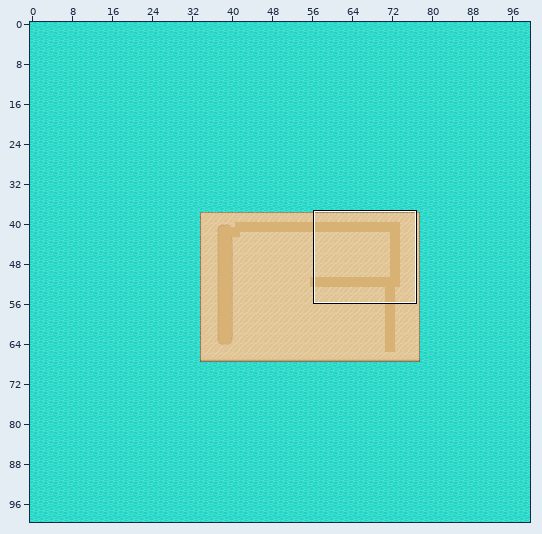
An edit to a level. Tiled map (JSON), assets/maps/map.json. Above: a wide view before the commit, with the close-up outlined.
Close-up. First the earlier version:
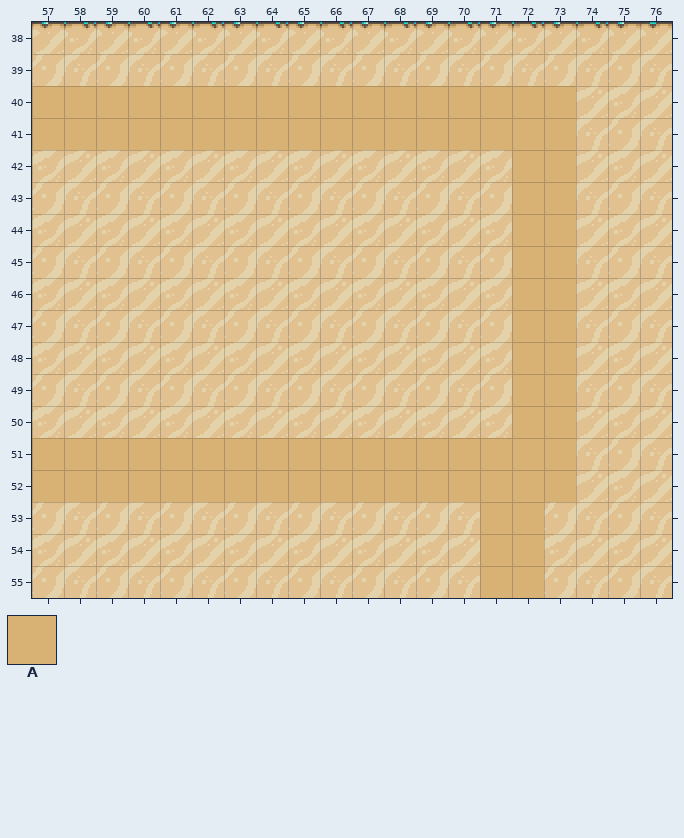
Cells are 16x16 px. Shown: x 57..76, y 38..55. The commit also changed other parts of the map, which this record leaves out.
Key: from "beach_tiles": A 436.
_ is an empty cell.
Layers that did not change in this view are not listed.
Layer "Paths Layer" before, first column x 57:
38 ____________________
39 ____________________
40 AAAAAAAAAAAAAAAAA___
41 AAAAAAAAAAAAAAAAA___
42 _______________AA___
43 _______________AA___
44 _______________AA___
45 _______________AA___
46 _______________AA___
47 _______________AA___
48 _______________AA___
49 _______________AA___
50 _______________AA___
51 AAAAAAAAAAAAAAAAA___
52 AAAAAAAAAAAAAAAAA___
53 ______________AA____
54 ______________AA____
55 ______________AA____
After the commit:
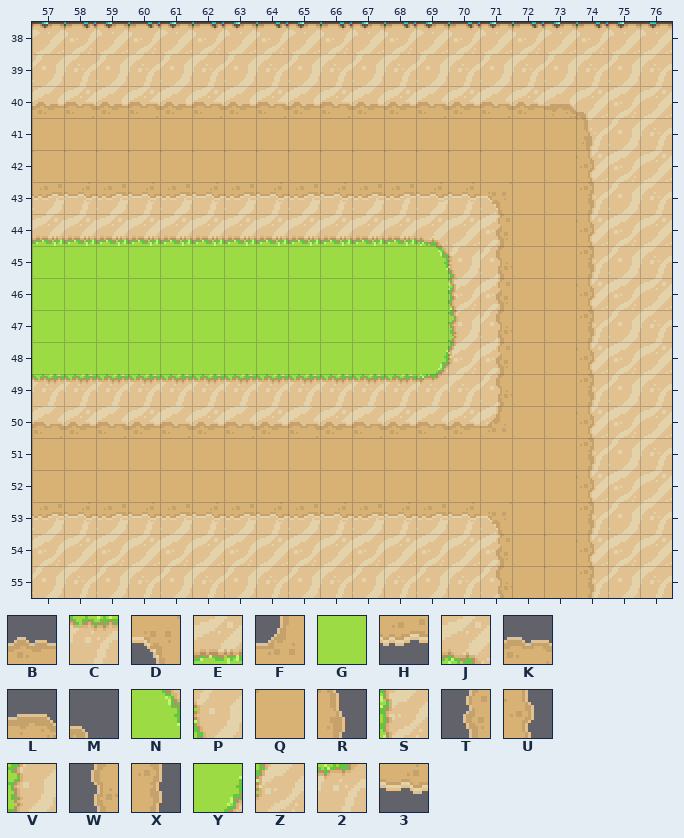
Further tiles: from "beach_tiles": B 35, C 42, D 76, E 162, F 196, G 200, H 234, J 324, K 356, L 358, M 359, N 364, P 365, Q 395, R 399, S 405, T 434, U 439, V 445, W 474, X 479, Y 484, Z 485, 2 524, 3 557.
Difference:
Layer "Paths Layer":
The edit adds tile 2 in row 49 at x 69.
The edit adds tile 3 in row 43 at x 58, 60, 62, 64, 66 and 69 to 70; in row 53 at x 58, 60, 62, 64, 66, 68 and 70.
Tile A gives way to tile B in row 40 at x 57, 59, 61, 63, 65, 67 to 68, 70 and 72.
The edit adds tile B in row 50 at x 58, 60, 62, 64, 66, 68 and 70.
The edit adds tile C in row 49 at x 57 to 68.
Tile A gives way to tile D in row 53 at x 71.
The edit adds tile D in row 43 at x 71.
The edit adds tile E in row 44 at x 57 to 68.
The edit adds tile F in row 50 at x 71.
The edit adds tile G in row 45 at x 57 to 68; in rows 46 to 47 at x 57 to 69; in row 48 at x 57 to 68.
The edit adds tile H in row 43 at x 57, 59, 61, 63, 65 and 67 to 68; in row 53 at x 57, 59, 61, 63, 65, 67 and 69.
The edit adds tile J in row 44 at x 69.
Tile A gives way to tile K in row 40 at x 58, 60, 62, 64, 66, 69 and 71.
The edit adds tile K in row 50 at x 57, 59, 61, 63, 65, 67 and 69.
Tile A gives way to tile L in row 40 at x 73.
The edit adds tile M in row 40 at x 74.
The edit adds tile N in row 45 at x 69.
The edit adds tile P in row 45 at x 70.
The edit adds tile Q in row 42 at x 57 to 71; in rows 53 to 55 at x 73.
The edit adds tile R in row 41 at x 74.
The edit adds tile S in row 46 at x 70.
Tile A gives way to tile T in row 54 at x 71.
The edit adds tile T in row 44 at x 71; in row 46 at x 71; in row 48 at x 71.
The edit adds tile U in row 42 at x 74; in row 44 at x 74; in row 46 at x 74; in row 48 at x 74; in row 50 at x 74; in row 52 at x 74.
The edit adds tile U in row 54 at x 74.
The edit adds tile V in row 47 at x 70.
Tile A gives way to tile W in row 55 at x 71.
The edit adds tile W in row 45 at x 71; in row 47 at x 71; in row 49 at x 71.
The edit adds tile X in row 43 at x 74; in row 45 at x 74; in row 47 at x 74; in row 49 at x 74; in row 51 at x 74; in row 53 at x 74.
The edit adds tile X in row 55 at x 74.
The edit adds tile Y in row 48 at x 69.
The edit adds tile Z in row 48 at x 70.
Boxes around the changes in both close-ups, in picture pixels (x1, y1, x2, y2):
changed: (32, 86, 596, 598)
